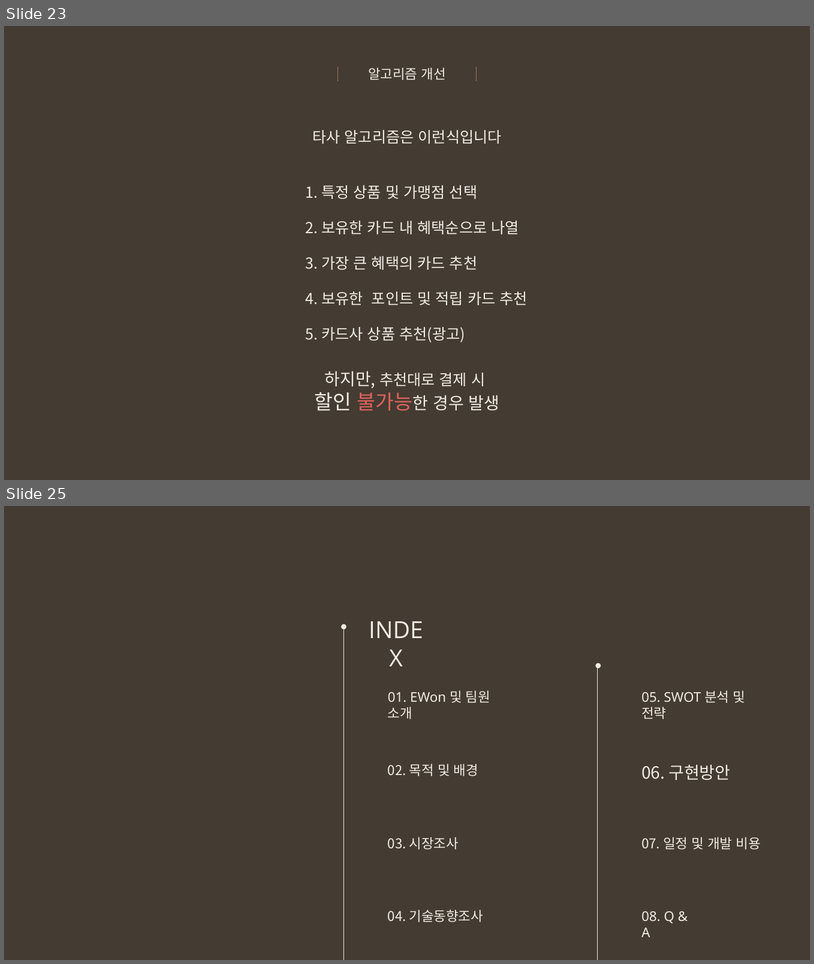
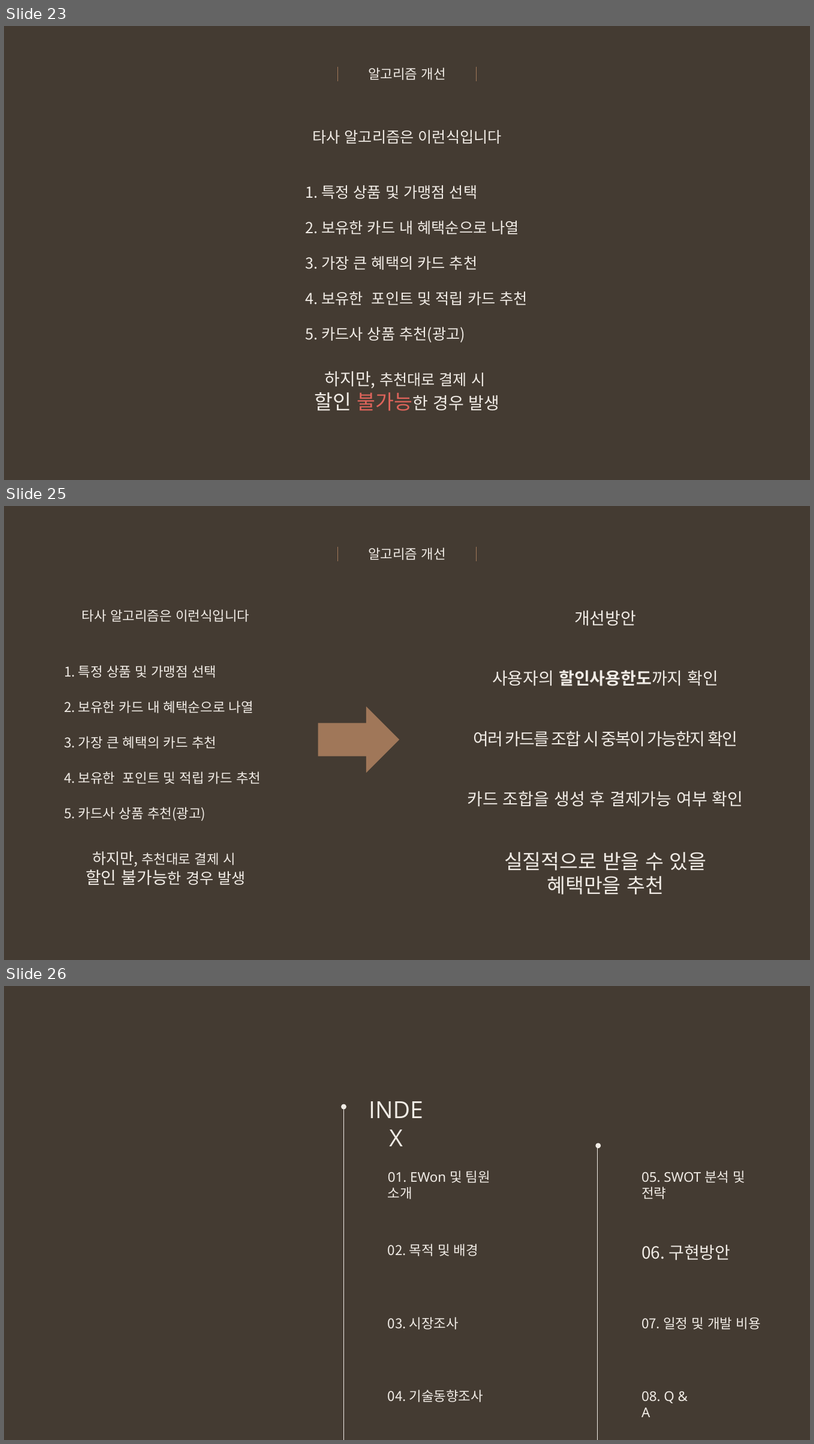
Before and after one commit to snr1229/Content_designing_Presentations, a slide deck: 사업계획서/Week11/EWon_중간고사대체 발표자료_2차 제출.pptx. Shown one above the other, each under a label of ours: slides 23 and 25 before the commit, slides 23, 25 and 26 after it; the slides between them are not shown. The pictures are 814x964 and 814x1444 pixels, drawn with LibreOffice and Linux fonts; fonts in the diff are those of the drawing. Boxes give left, top, right and bottom in pixels: in the first picture for what was removed or moved away, otherwise in the second. Text is boxed around its words. In the diff, an @@ line names an element or a change of style, - is before the commit and + after.

```diff
--- a/사업계획서/Week11/EWon_중간고사대체 발표자료_2차 제출.pptx
+++ b/사업계획서/Week11/EWon_중간고사대체 발표자료_2차 제출.pptx
@@ slide 25 added at (4, 506, 810, 960), background #443B32 @@
@@ line added from (338, 547) to (338, 561), #A07759 1.25 pt @@
@@ text added at (368, 547, 446, 560), 16 pt, text #F1ECE6 @@
+알고리즘 개선
@@ line added from (476, 547) to (476, 561), #A07759 1.25 pt @@
@@ text added at (82, 609, 249, 622), 16 pt, text #F1ECE6 @@
+타사 알고리즘은 이런식입니다
@@ text added at (575, 610, 636, 625), 20 pt, text #F1ECE6 @@
+개선방안
@@ text added at (64, 665, 216, 678), 16 pt, text #F1ECE6 @@
+1. 특정 상품 및 가맹점 선택
@@ text added at (492, 670, 719, 686), 20 pt, text #F1ECE6 @@
+사용자의 할인사용한도까지 확인
@@ text added at (64, 700, 254, 713), 16 pt, text #F1ECE6 @@
+2. 보유한 카드 내 혜택순으로 나열
@@ right arrow added at (318, 706, 399, 773), fill #A07759 @@
@@ text added at (64, 736, 216, 748), 16 pt, text #F1ECE6 @@
+3. 가장 큰 혜택의 카드 추천
@@ text added at (474, 730, 738, 746), 20 pt, text #F1ECE6 @@
+여러 카드를 조합 시 중복이 가능한지 확인
@@ text added at (64, 771, 261, 784), 16 pt, text #F1ECE6 @@
+4. 보유한 포인트 및 적립 카드 추천
@@ text added at (468, 790, 744, 806), 20 pt, text #F1ECE6 @@
+카드 조합을 생성 후 결제가능 여부 확인
@@ text added at (64, 807, 206, 820), 16 pt, text #F1ECE6 @@
+5. 카드사 상품 추천(광고)
@@ text added at (86, 851, 246, 885), 18 pt, text #F1ECE6 @@
+하지만, 추천대로 결제 시
+할인 불가능한 경우 발생
@@ text added at (504, 852, 707, 894), 24 pt, text #F1ECE6 @@
+실질적으로 받을 수 있을
+혜택만을 추천
@@ what was slide 25 is now slide 26 @@
```
Also in this commit, not shown: 5 slides changed, 1 other slide added, 2 other files.
